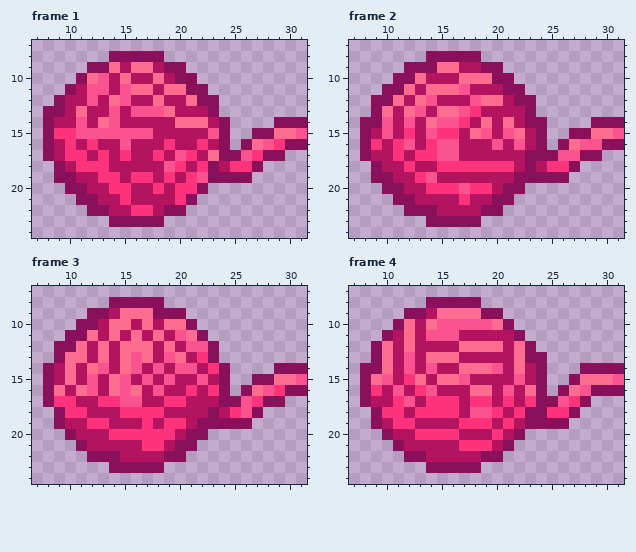
A pixel-art file gets an edit: Assets/Assety/PLAYER_wloczka/klebek/odwijanie_zawijanie/wloczka9_spin_anim.aseprite. The first picture shows the starting point.
32x32 pixels, 8 frames. Shown: frame 1: x 7..31, y 7..24; frame 2: x 7..31, y 7..24; frame 3: x 7..31, y 7..24; frame 4: x 7..31, y 7..24. The old version is drawn lined up with the new one. The commit also changed other frames, which this record leaves out.
Once edited:
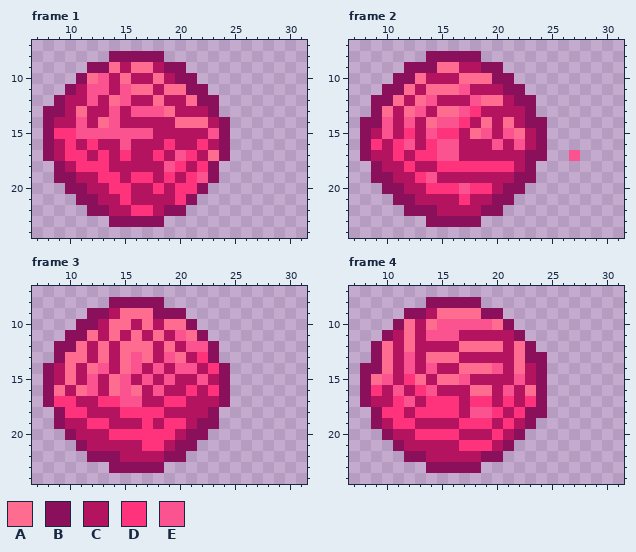
Palette (. is transparent): A #fe6c90  B #8b105c  C #b41360  D #ff327c  E #fa5390
From old to new:
whole drawing moved by +0,-1 (the old picture is shown already moved)
Frame 1:
The edit erases colour A in row 15 at x 29 to 30; in row 16 at x 27.
The edit erases colour B in row 14 at x 29 to 31; in row 15 at x 27 to 28; in row 16 at x 26 and 30 to 31; in row 17 at x 25 and 28 to 29; in row 18 at x 27; in row 19 at x 24 to 26.
The edit erases colour C in row 18 at x 24.
The edit erases colour D in row 16 at x 29; in row 17 at x 27; in row 18 at x 25 to 26.
The edit erases colour E in row 15 at x 31; in row 16 at x 28; in row 17 at x 26.
Frame 2:
The edit erases colour A in row 15 at x 29 to 30; in row 16 at x 27.
The edit erases colour B in row 14 at x 29 to 31; in row 15 at x 27 to 28; in row 16 at x 26 and 30 to 31; in row 17 at x 25 and 28 to 29; in row 18 at x 27; in row 19 at x 24 to 26.
The edit erases colour C in row 18 at x 24.
The edit erases colour D in row 18 at x 25 to 26.
The edit erases colour E in row 15 at x 31; in row 16 at x 28 to 29; in row 17 at x 26.
Frame 3:
The edit erases colour A in row 15 at x 29 to 30; in row 16 at x 27.
The edit erases colour B in row 14 at x 29 to 31; in row 15 at x 27 to 28; in row 16 at x 26 and 30 to 31; in row 17 at x 25 and 28 to 29; in row 18 at x 27; in row 19 at x 24 to 26.
The edit erases colour C in row 18 at x 24.
The edit erases colour D in row 16 at x 29; in row 17 at x 27; in row 18 at x 25.
The edit erases colour E in row 15 at x 31; in row 16 at x 28; in rows 17 to 18 at x 26.
Frame 4:
The edit erases colour A in row 15 at x 28 to 30; in row 16 at x 27.
The edit erases colour B in row 14 at x 28 to 31; in row 15 at x 27; in row 16 at x 26 and 29 to 31; in row 17 at x 25 and 28; in row 18 at x 27; in row 19 at x 24 to 26.
The edit erases colour D in row 17 at x 27; in row 18 at x 25 to 26.
The edit erases colour E in row 15 at x 31; in row 16 at x 28; in row 17 at x 26.
Where, in picture pixels (left, top, right, bottom), the same in both pictures:
erased: (219, 117, 307, 183)
erased: (536, 117, 624, 183)
erased: (219, 363, 307, 429)
erased: (536, 363, 624, 429)
